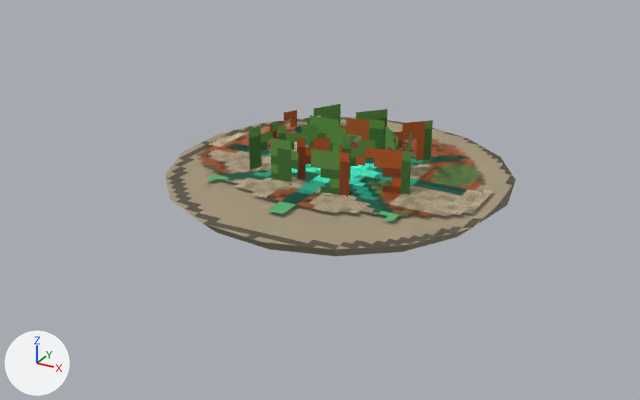
The glTF model to-rust-as-we-fall/resources/models/flora/flora_scarpet.gltf: old version first, new version second.
Camera for both pictures: a 50 mm lens placed at (1.45, -2.79, 1.31), pointed at (-0.03, -0.09, -0.04). The lights are fixed; the arrows at lower left show +X, +Y and +Z. The older version comes first. Vertices at exactly the same position are counted once.

The first picture shows 'ScarpetRigged'.
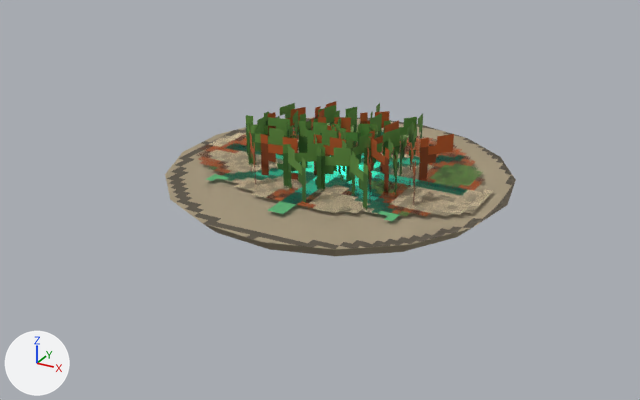
What differs and where, as boxes [x1, y1, x2, y2] in the pictures (640 x 400 px):
'ScarpetRigged', reshaped
    before: [165, 104, 516, 256]
    after: [165, 101, 516, 256]
part 1 of me_scarpetrigged, added
    after: [360, 111, 390, 128]
part 2 of me_scarpetrigged, added
    after: [268, 107, 306, 141]
part 3 of me_scarpetrigged, added (green)
    after: [283, 143, 323, 189]
part 4 of me_scarpetrigged, added (green)
    after: [317, 147, 351, 192]
part 5 of me_scarpetrigged, reshaped
    before: [249, 104, 433, 198]
    after: [246, 101, 454, 211]
part 6 of me_scarpetrigged, surface changed
    before: [297, 115, 385, 179]
    after: [264, 117, 416, 182]

The edits, one by one:
me_scarpetrigged is used by ob_scarpetrigged; location (0.0, 0.0, 0.0).
me_scarpetrigged had 106 vertices, 100 faces and spanned x -0.85..0.85, y -0.75..0.75, z 0.0..0.23.
me_scarpetrigged now has 222 vertices, 158 faces and spans x -0.85..0.85, y -0.75..0.75, z 0.0..0.23.
me_scarpetrigged part 1: the loose piece of 4 vertices spanning x -0.03..0.06, y 0.19..0.29, z 0.06..0.23 is copied, and the copy is moved by (0.02, -0.01, 0.0); it spans x -0.01..0.08, y 0.19..0.27, z 0.06..0.23.
me_scarpetrigged part 2: the loose piece of 4 vertices spanning x -0.21..-0.13, y 0.13..0.26, z 0.06..0.23 is copied, and the copy is moved by (-0.11, -0.11, 0.0); it spans x -0.32..-0.24, y 0.01..0.16, z 0.06..0.23.
me_scarpetrigged part 3: the loose piece of 4 vertices spanning x -0.08..0.02, y -0.18..-0.12, z 0.06..0.23 is copied, and the copy is moved by (0.0, -0.07, 0.0); it spans x -0.09..0.03, y -0.26..-0.18, z 0.06..0.23.
me_scarpetrigged part 4: the loose piece of 4 vertices spanning x 0.07..0.18, y -0.11..-0.06, z 0.06..0.23 is copied, and the copy is moved by (-0.04, -0.11, 0.0); it spans x 0.02..0.14, y -0.22..-0.18, z 0.06..0.23.
Part 5, on me_scarpetrigged:
10 vertices are removed from x -0.31..0.34, y -0.22..0.0, z 0.06..0.23.
26 faces are deleted.
46 vertices move from x -0.29..0.27, y -0.25..0.29, z 0.06..0.23 to x -0.22..0.2, y -0.2..0.26, z 0.06..0.23.
55 vertices are added at x -0.39..0.4, y -0.35..0.36, z 0.06.
55 new vertices lie (0.0, 0.0, 0.17) away from vertices in x -0.39..0.4, y -0.35..0.36, z 0.06..0.23.
76 new faces join them.
me_scarpetrigged part 6: 3 kept faces spanning x -0.22..0.2, y -0.2..0.26, z 0.06..0.23 get new texture (UV) coordinates.
